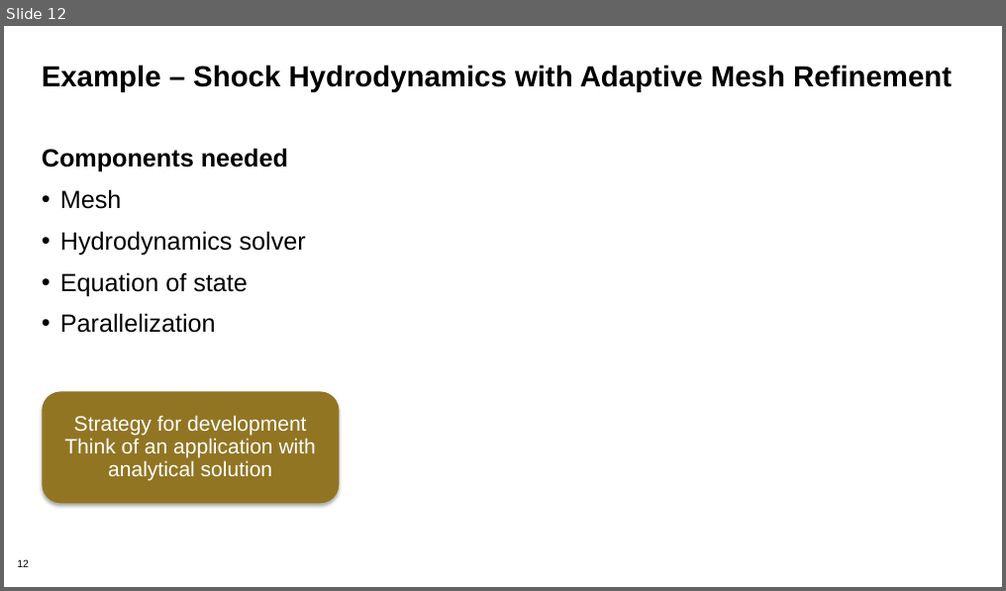
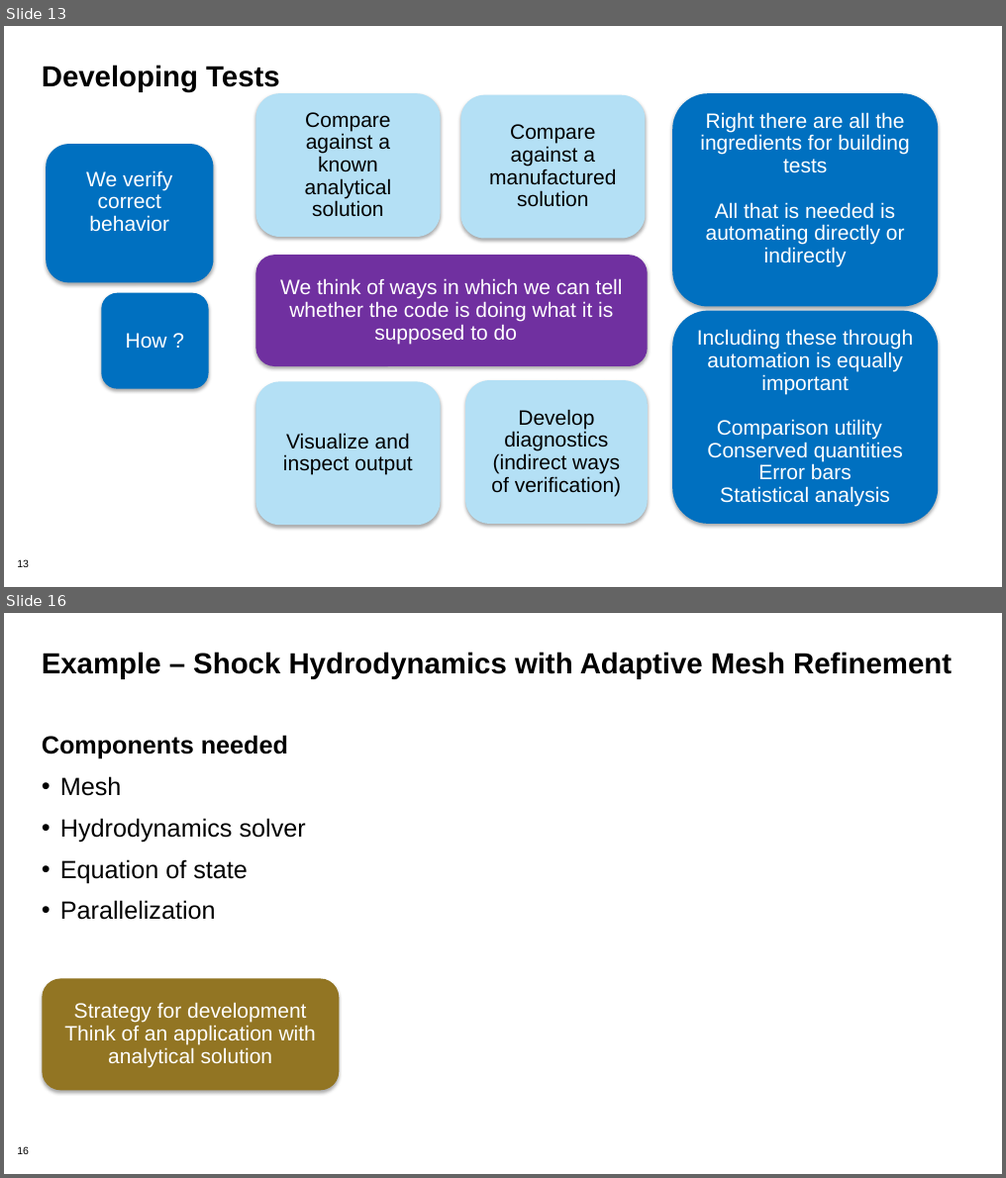
Before and after one commit to bssw-tutorial/presentations, a slide deck: testing-a.pptx. Shown one above the other, each under a label of ours: slide 12 before the commit, slides 13 and 16 after it; the slides between them are not shown. The pictures are 1006x591 and 1006x1178 pixels, drawn with LibreOffice and Linux fonts; fonts in the diff are those of the drawing; background and template pictures are left out. Boxes give left, top, right and bottom in pixels: in the first picture for what was removed or moved away, otherwise in the second. Text is boxed around its words. In the diff, an @@ line names an element or a change of style, - is before the commit and + after.

```diff
--- a/testing-a.pptx
+++ b/testing-a.pptx
@@ slide 13 added at (4, 26, 1002, 587), background #FFFFFF; not listed: 1 template element that a slide beside it also shows @@
@@ title added at (42, 65, 280, 92), 28 pt, text #000000, bold @@
+Developing Tests
@@ rounded rectangle added at (255, 93, 440, 236), fill #B4E0F5, 20 pt, text #000000 @@
+Compare against a known analytical solution
@@ rounded rectangle added at (460, 95, 645, 238), fill #B4E0F5, 20 pt, text #000000 @@
+Compare against a manufactured solution
@@ rounded rectangle added at (672, 93, 938, 307), fill #0070C0, 20 pt, text #FFFFFF @@
+Right there are all the ingredients for building tests
+All that is needed is automating directly or indirectly
@@ rounded rectangle added at (46, 144, 214, 283), fill #0070C0, 20 pt, text #FFFFFF @@
+We verify correct behavior
@@ rounded rectangle added at (255, 255, 648, 367), fill #7030A0, 20 pt, text #FFFFFF @@
+We think of ways in which we can tell whether the code is doing what it is supposed to do
@@ rounded rectangle added at (101, 293, 208, 389), fill #0070C0, 20 pt, text #FFFFFF @@
+How ?
@@ rounded rectangle added at (672, 310, 938, 524), fill #0070C0, 20 pt, text #FFFFFF @@
+Including these through automation is equally important
+Comparison utility
+Conserved quantities
+Error bars
+Statistical analysis
@@ rounded rectangle added at (255, 381, 440, 525), fill #B4E0F5, 20 pt, text #000000 @@
+Visualize and inspect output
@@ rounded rectangle added at (465, 380, 648, 524), fill #B4E0F5, 20 pt, text #000000 @@
+Develop diagnostics
+(indirect ways of verification)
@@ what was slide 12 is now slide 16 @@
@@ page number at (17, 1147, 29, 1155): text changed @@
-12
+16
```
Also in this commit, not shown: 6 slides changed, 4 other slides added, 1 other file.
